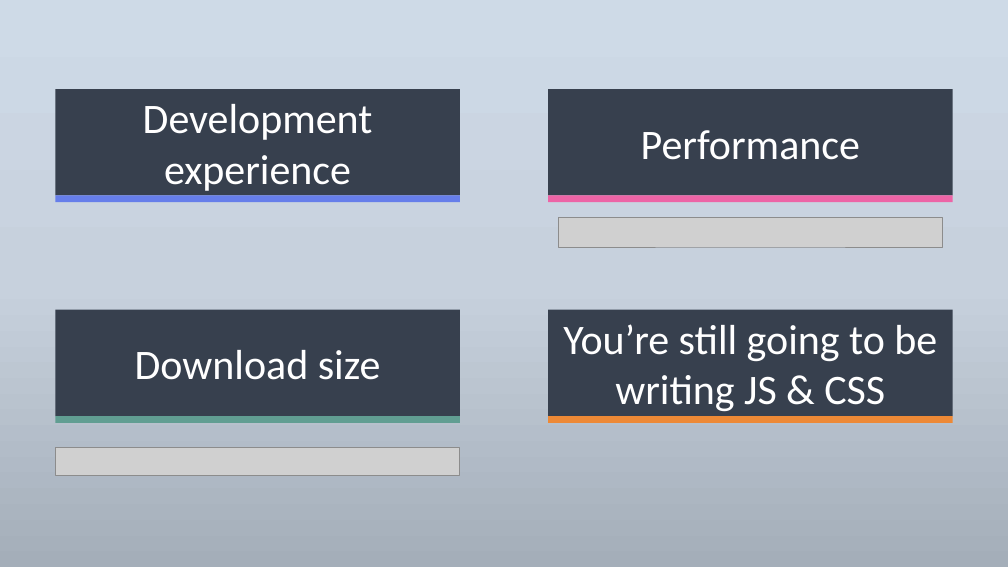
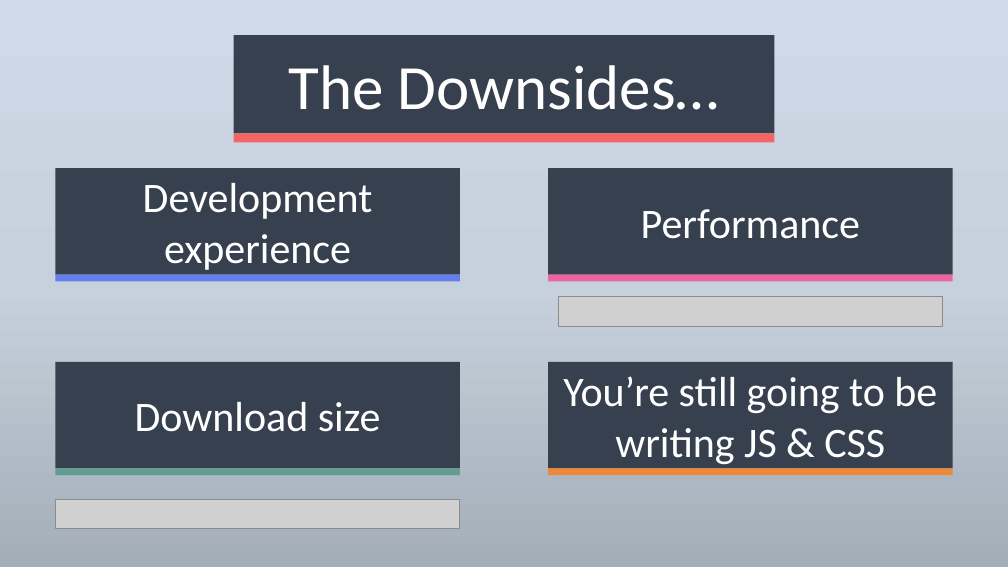
Before and after one commit to CharlesRea/blazor-presentation, a slide deck: slide 17 of Blazor.pptm. Drawn at 1008x567 pixels with LibreOffice and Linux fonts; fonts in the diff are those of the drawing; grey boxes stand for pictures. Boxes give left, top, right and bottom in pixels: in the first picture for what was removed or moved away, otherwise in the second. Text is boxed around its words. In the diff, an @@ line names an element or a change of style, - is before the commit and + after.

```diff
--- a/Blazor.pptm
+++ b/Blazor.pptm
@@ rounded rectangle added at <box>234,35,774,133</box>, fill #37404E, 60 pt, text #FFFFFF @@
+The Downsides…
@@ rectangle added at <box>234,133,774,142</box>, fill #F56565 @@
@@ 2 rounded rectangles, 2 rectangles, 1 picture: place and size @@
-2 rounded rectangles, 2 rectangles, 1 picture at <box>55,89,953,247</box>
+2 rounded rectangles, 2 rectangles, 1 picture at <box>55,168,953,327</box>
@@ 2 rounded rectangles, 1 picture: place and size @@
-2 rounded rectangles, 1 picture at <box>55,310,953,476</box>
+2 rounded rectangles, 1 picture at <box>55,362,953,528</box>
@@ rectangle: place and size @@
-rectangle at <box>55,416,460,423</box>
+rectangle at <box>55,469,460,476</box>
@@ rectangle: place and size @@
-rectangle at <box>548,416,953,423</box>
+rectangle at <box>548,469,953,476</box>
```
Also in this commit, not shown: 5 other slides changed, 1 slide added, 1 slide removed, 1 other file.
